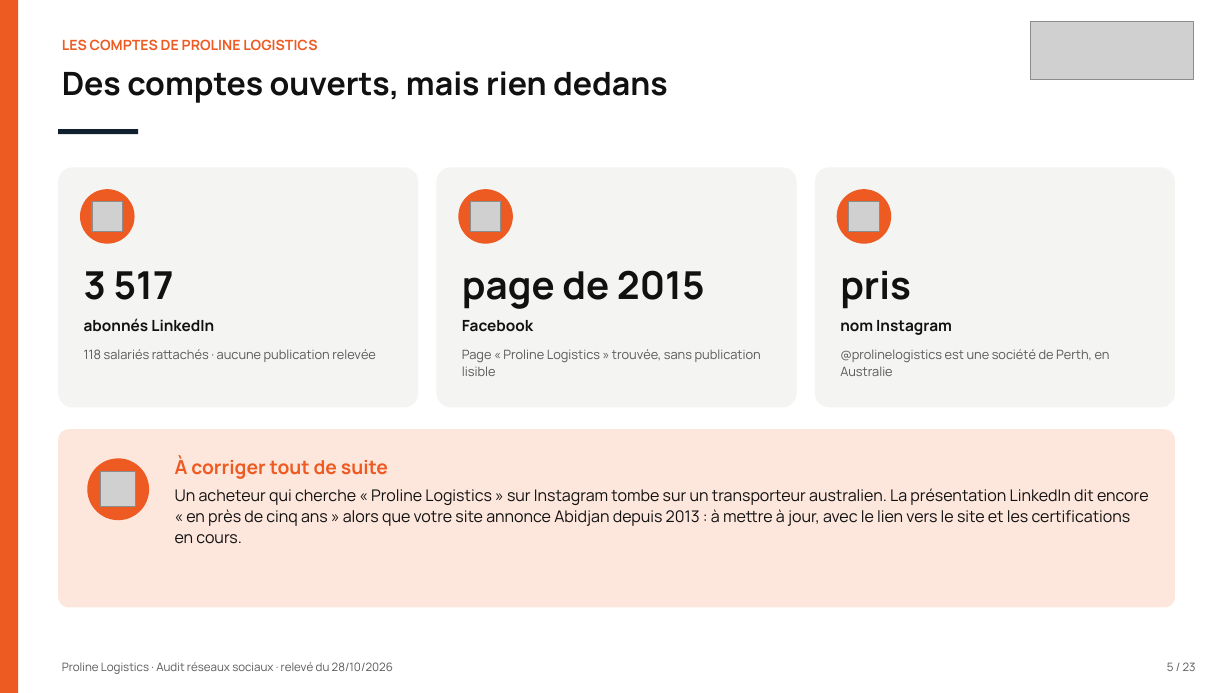
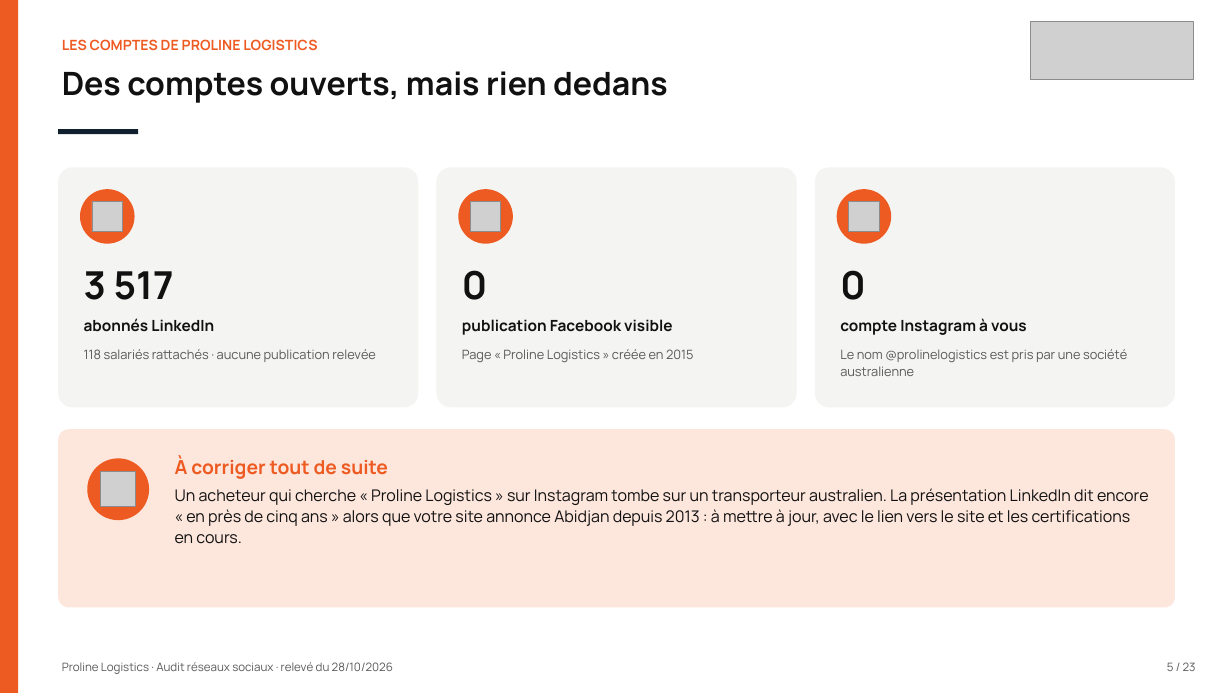
Before and after one commit to leslita06/fatima-unifood-fictif, a slide deck: slide 5 of tmp-tj/261028_proline-logistics_audit-reseaux-sociaux_v1.pptx. Drawn at 1232x693 pixels with LibreOffice and Linux fonts; fonts in the diff are those of the drawing; grey boxes stand for pictures. Boxes give left, top, right and bottom in pixels: in the first picture for what was removed or moved away, otherwise in the second. Text is boxed around its words. In the diff, an @@ line names an element or a change of style, - is before the commit and + after.

```diff
--- a/tmp-tj/261028_proline-logistics_audit-reseaux-sociaux_v1.pptx
+++ b/tmp-tj/261028_proline-logistics_audit-reseaux-sociaux_v1.pptx
@@ text at (462,270,487,300): text changed @@
-page de 2015
+0
@@ text at (840,270,865,300): text changed @@
-pris
+0
@@ text at (462,319,672,335): text changed @@
-Facebook
+publication Facebook visible
@@ text at (840,318,1027,335): text changed @@
-nom Instagram
+compte Instagram à vous
@@ text at (462,349,693,362): text changed @@
-Page « Proline Logistics » trouvée, sans publication lisible
+Page « Proline Logistics » créée en 2015
@@ text at (840,349,1127,376): text changed @@
-@prolinelogistics est une société de Perth, en Australie
+Le nom @prolinelogistics est pris par une société australienne
```
Also in this commit, not shown: 2 other slides changed.
